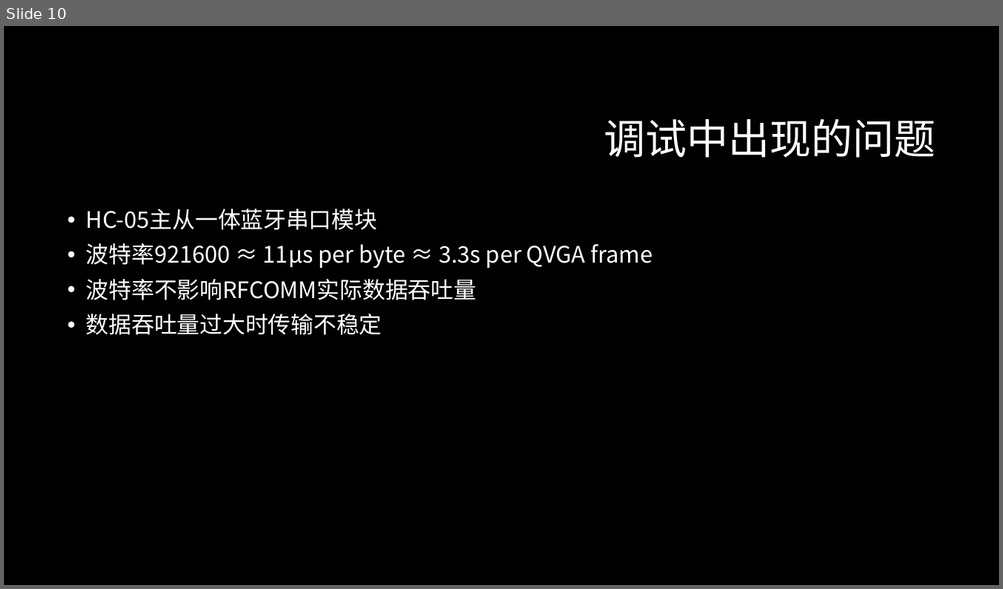
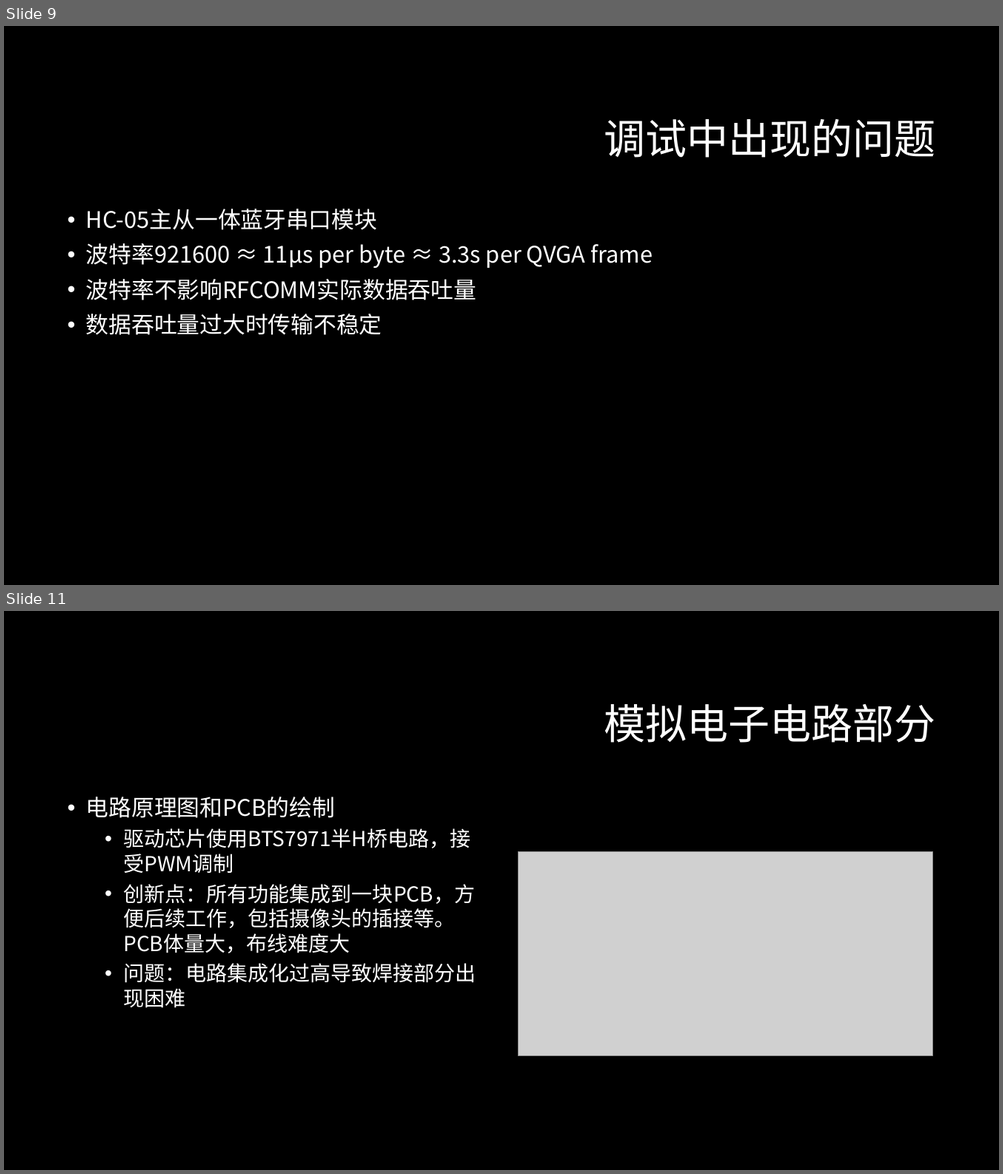
Before and after one commit to ZeroWeight/Project-of-Electronic-Circuits, a slide deck: report/final/final.pptx. Shown one above the other, each under a label of ours: slide 10 before the commit, slides 9 and 11 after it; the slides between them are not shown. The pictures are 1003x589 and 1003x1174 pixels, drawn with LibreOffice and Linux fonts; fonts in the diff are those of the drawing; grey boxes stand for pictures; background and template pictures are left out. Boxes give left, top, right and bottom in pixels: in the first picture for what was removed or moved away, otherwise in the second. Text is boxed around its words. In the diff, an @@ line names an element or a change of style, - is before the commit and + after.

```diff
--- a/report/final/final.pptx
+++ b/report/final/final.pptx
@@ slide 11 added at box(4, 611, 999, 1170), background #000000 @@
@@ title added at box(604, 704, 936, 743), 40 pt, text #FFFFFF @@
+模拟电子电路部分
@@ text added at box(86, 797, 476, 1008), 20 pt, text #FFFFFF @@
+• 电路原理图和PCB的绘制
+  • 驱动芯片使用BTS7971半H桥电路，接受PWM调制
+  • 创新点：所有功能集成到一块PCB，方便后续工作，包括摄像头的插接等。PCB体量大，布线难度大
+  • 问题：电路集成化过高导致焊接部分出现困难
@@ picture added at box(518, 852, 933, 1056) @@
@@ what was slide 10 is now slide 9 @@
```
Also in this commit, not shown: 8 other slides added, 1 slide removed, 2 other files.
